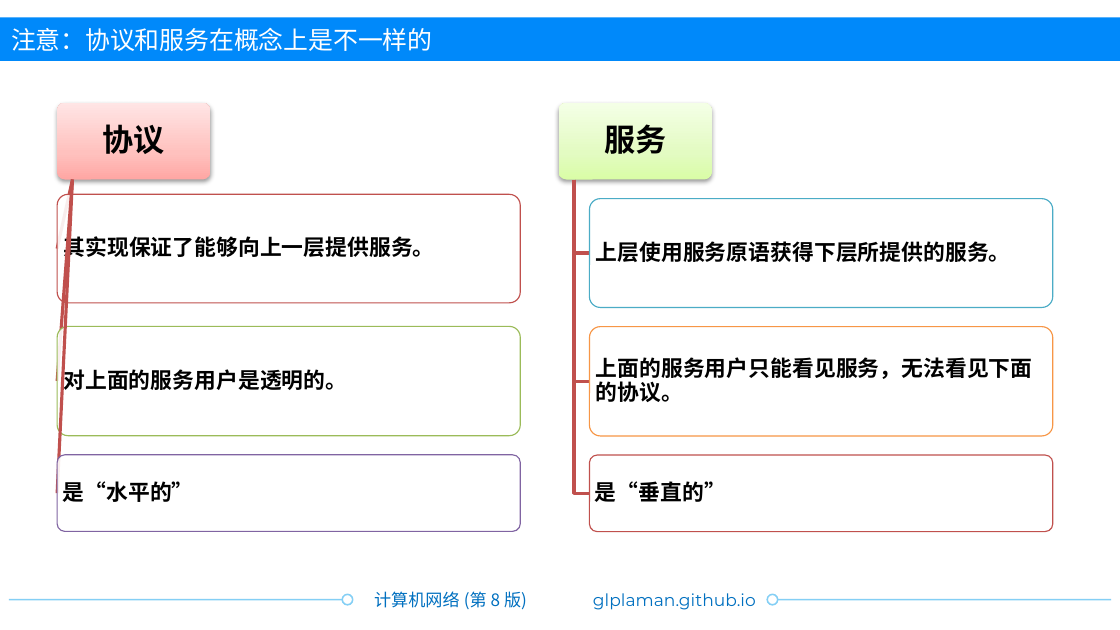
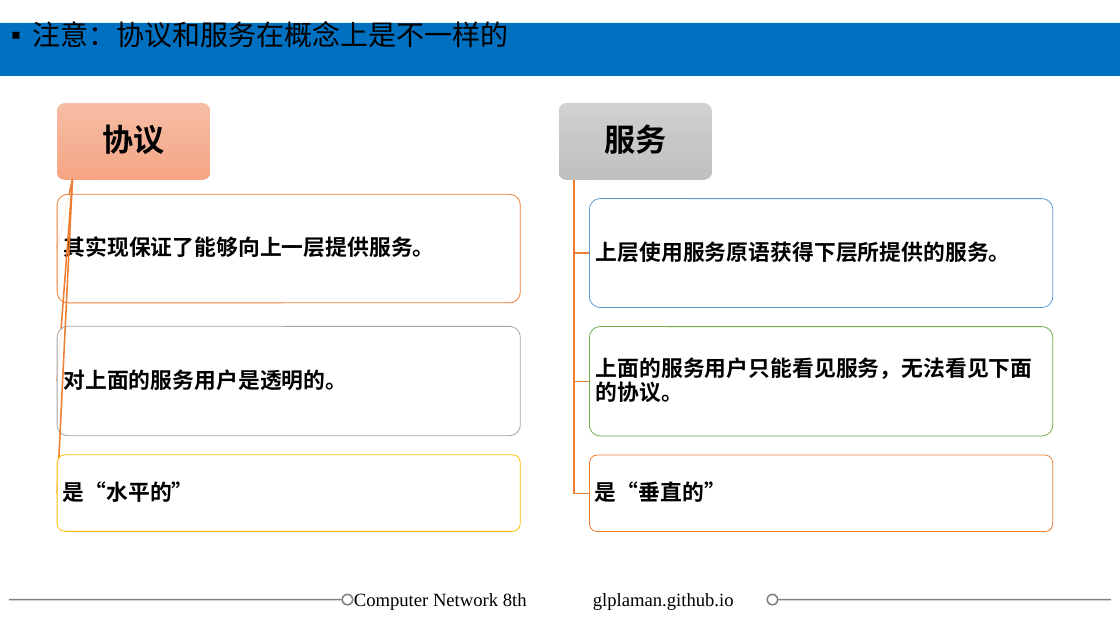
Before and after one commit to glplaman/glplaman.github.io, a slide deck: slide 142 of network/ppt/chap1.pptx. Drawn at 1120x630 pixels with LibreOffice and Linux fonts; fonts in the diff are those of the drawing; background and template pictures are left out. Boxes give left, top, right and bottom in pixels: in the first picture for what was removed or moved away, otherwise in the second. Text is boxed around its words. In the diff, an @@ line names an element or a change of style, - is before the commit and + after.

```diff
--- a/network/ppt/chap1.pptx
+++ b/network/ppt/chap1.pptx
@@ text "注意：协议和服务在概念上是不一样的" at [32,18,508,48]: size 16 to 18 pt, font Montserrat to Times New Roman, text colour #FFFFFF to #000000; bullet none to ▪; line spacing 1 to 0.8; more space between paragraphs; vertical alignment middle to top @@
@@ rectangle: place and size @@
-rectangle at [0,18,1120,62]
+rectangle at [0,24,1120,76]
@@ rectangle at [0,24,1120,76]: fill #0089FA to #0070C0 @@
@@ rounded rectangle at [57,103,211,179]: fill gradient #FFA6A5 to #FFC0BF to #FFE7E7 to gradient #F7BDA5 to #F5B196 to #F8A582; shadow off @@
@@ rounded rectangle at [559,103,712,179]: fill gradient #DAFDA7 to #E4FCC2 to #F5FFE7 to gradient #D2D2D2 to #C8C8C8 to #C0C0C0; shadow off @@
@@ outline #C0504D 2 pt to #ED7D31 1 pt in 6 elements at [57,179,73,249], [57,179,73,381], [57,179,73,493], [575,179,590,253], [575,179,590,381], [575,179,590,493] @@
@@ rounded rectangle at [57,195,520,304]: outline #C0504D 0.75 pt to #ED7D31 0.5 pt @@
@@ rounded rectangle at [589,198,1053,307]: outline #4BACC6 0.75 pt to #5B9BD5 0.5 pt @@
@@ rounded rectangle at [57,326,520,436]: outline #9BBB59 0.75 pt to #A5A5A5 0.5 pt @@
@@ rounded rectangle at [589,327,1053,437]: outline #F79646 0.75 pt to #70AD47 0.5 pt @@
@@ rounded rectangle at [57,455,520,531]: outline #8064A2 0.75 pt to #FFC000 0.5 pt @@
@@ rounded rectangle at [589,455,1053,531]: outline #C0504D 0.75 pt to #ED7D31 0.5 pt @@
@@ line (9, 599) - (353, 599): stroke #84CFF5 1 pt to #808080 1 pt @@
@@ ellipse at [343,595,353,605]: outline #84CFF5 1 pt to #808080 1 pt @@
@@ text added at [354,593,527,610], 12 pt, text #000000 @@
+Computer Network 8th
@@ text removed at [374,591,527,610] @@
-计算机网络 (第 8 版)
@@ text "glplaman.github.io" at [593,593,734,610]: size 11 to 12 pt, font Montserrat to Times New Roman, text colour #0070C0 to #000000 @@
@@ ellipse at [767,595,777,605]: outline #84CFF5 1 pt to #808080 1 pt @@
@@ line (767, 599) - (1111, 599): stroke #84CFF5 1 pt to #808080 1 pt @@
```
Also in this commit, not shown: 149 other slides changed, 22 other files.
